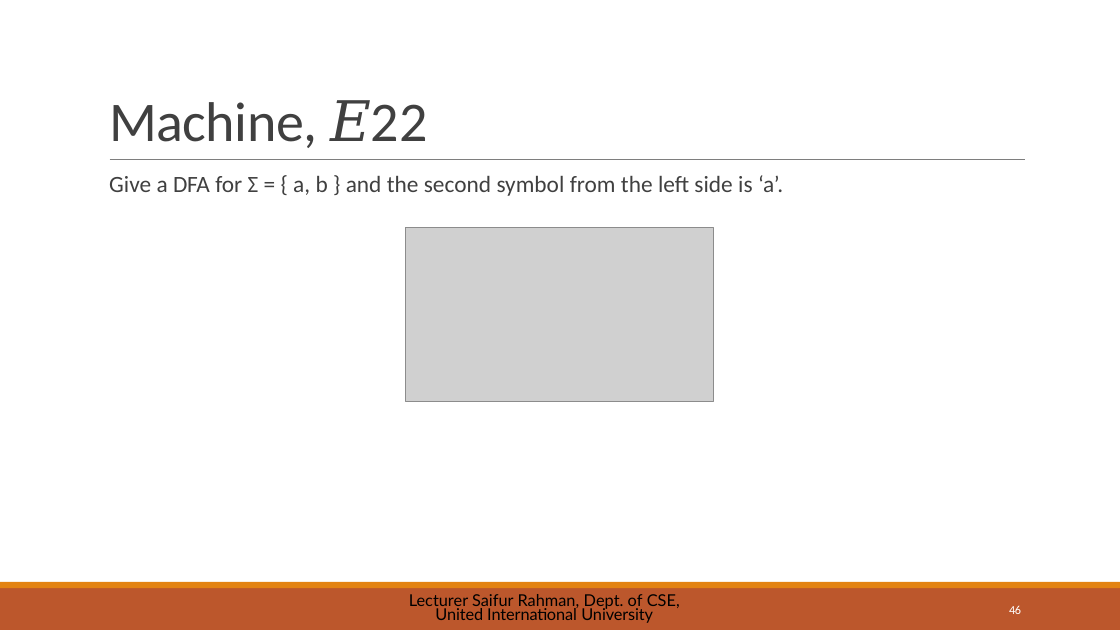
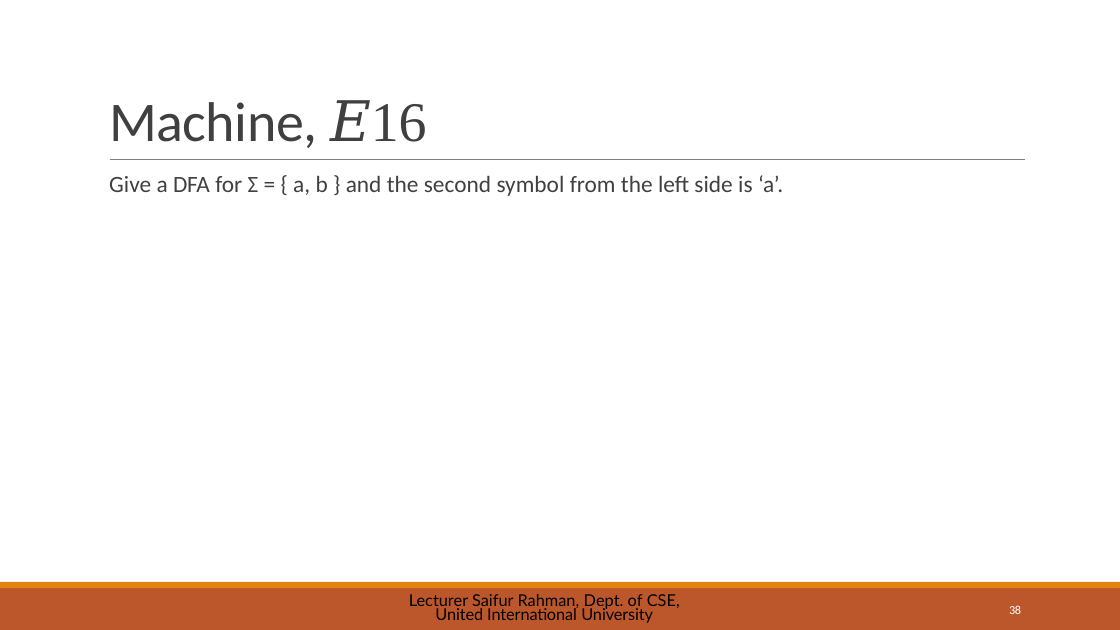
Before and after one commit to saifurrahman1701/UIU-Courses-Materials-, a slide deck: slide 38 of BSCSE/[251] Spring 2025/Theory of Computation_CSE 2233/Slides/03 - DFA.pptx (slide 46 before the commit). Drawn at 1120x630 pixels with LibreOffice and Linux fonts; fonts in the diff are those of the drawing; grey boxes stand for pictures. Boxes give left, top, right and bottom in pixels: in the first picture for what was removed or moved away, otherwise in the second. Text is boxed around its words. In the diff, an @@ line names an element or a change of style, - is before the commit and + after.

```diff
--- a/BSCSE/[251] Spring 2025/Theory of Computation_CSE 2233/Slides/03 - DFA.pptx
+++ b/BSCSE/[251] Spring 2025/Theory of Computation_CSE 2233/Slides/03 - DFA.pptx
@@ title at (x1=109, y1=100, x2=427, y2=148): text changed @@
-Machine, 𝐸22
+Machine, 𝐸16
@@ picture removed at (x1=405, y1=228, x2=713, y2=402) @@
@@ page number at (x1=1009, y1=605, x2=1021, y2=614): text changed @@
-46
+38
```
Also in this commit, not shown: 12 other slides changed, 5 slides added, 1 other file.
